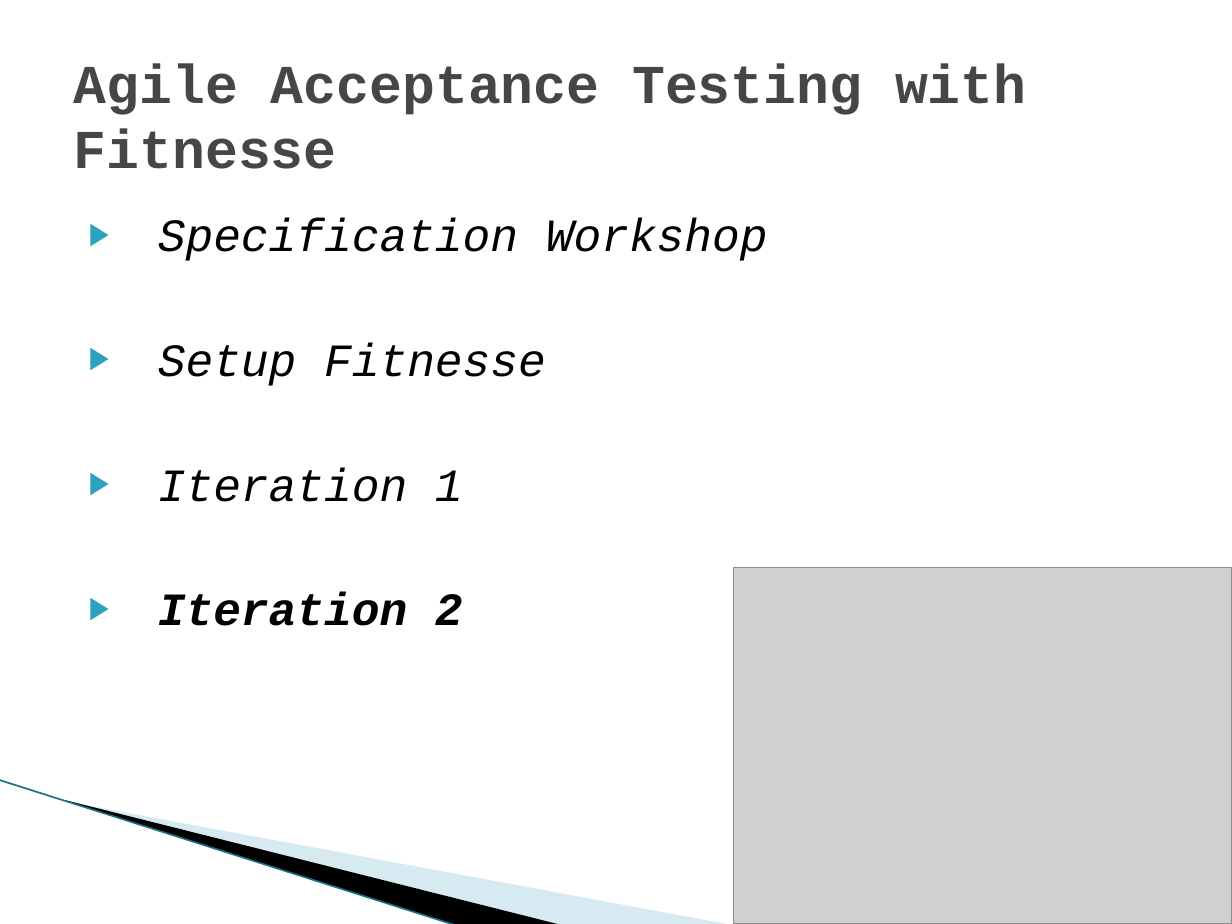
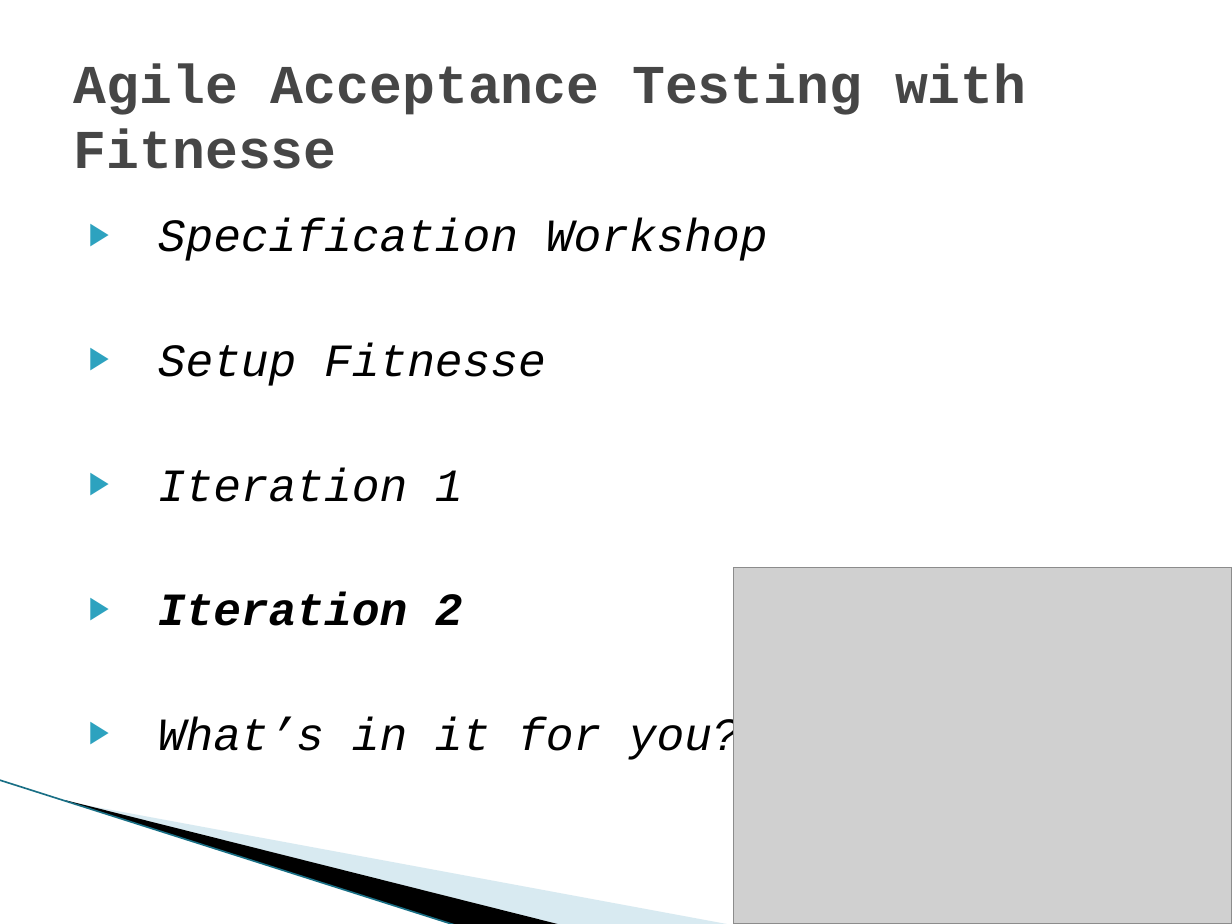
Before and after one commit to michelgrootjans/agileacceptancetesting, a slide deck: slide 18 of Slides/20090514_iLearn_AgileAcceptanceTesting.pptx (slide 16 before the commit). Drawn at 1232x924 pixels with LibreOffice and Linux fonts; fonts in the diff are those of the drawing; grey boxes stand for pictures; background and template pictures are left out. Boxes give left, top, right and bottom in pixels: in the first picture for what was removed or moved away, otherwise in the second. Text is boxed around its words. In the diff, an @@ line names an element or a change of style, - is before the commit and + after.

```diff
--- a/Slides/20090514_iLearn_AgileAcceptanceTesting.pptx
+++ b/Slides/20090514_iLearn_AgileAcceptanceTesting.pptx
@@ text at (x1=158, y1=717, x2=740, y2=763): paragraph added @@
+▶ What’s in it for you?
```
Also in this commit, not shown: 2 other slides changed, 5 slides added, 3 slides removed.
